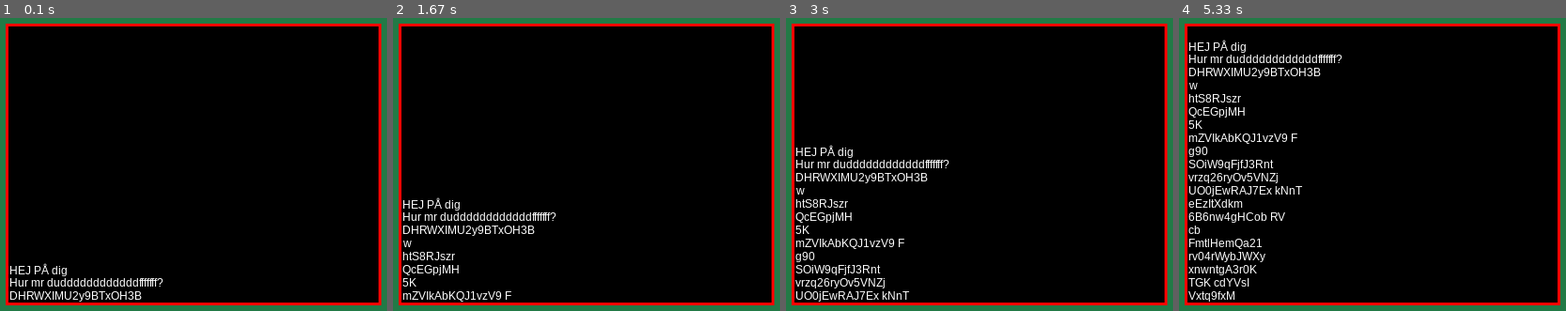
Above: before the commit, frames 1-4 (left to right).
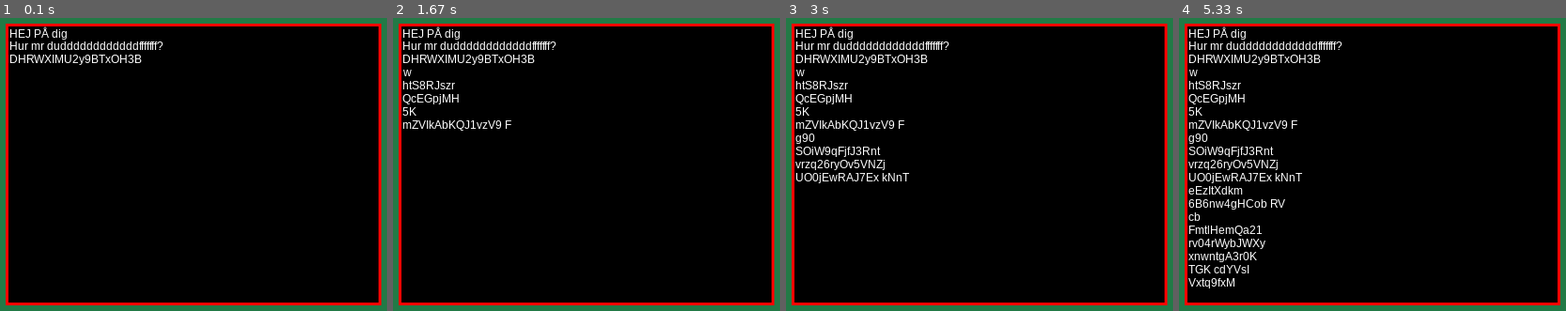
Above: after the commit, the same moments.

Repository: vskarve/Learning
Game: pygame game, started from pygame_projects/small_projects/pygame_textbox/main.py
Two runs of this game, one before a commit and one after it. Both use one fixed random seed, a clock stepped at 60 frames per second and the inputs below.
Inputs:
- Up to frame 1 (0.1 s): no input
- Up to frame 2 (1.67 s): no input
- Up to frame 3 (3 s): tap Space at 1.83, 2.73 s
- Up to frame 4 (5.33 s): tap Space at 3.03 s

The runs differ from the first frame. In frame 1, 2.6% of the frame differs, in the area x 2-43%, y 2-97%; in frame 2, 4.4%; in frame 3, 6.1%; in frame 4, 8.4%.

Commit message:
Updated file structure and options fils, interface

Diff:
--- a/pygame_projects/small_projects/pygame_textbox/main.py
+++ b/pygame_projects/small_projects/pygame_textbox/main.py
@@ -9,7 +9,7 @@
     win = pygame.display.set_mode((500, 500))
     textbox = Textbox(win, 10, 10, 400, 300)
     textbox.add_text("HEJ PÅ dig\nHur mr duddddddddddddfffffff?")
-    textbox.config(sticky_botton = True)
+    textbox.config(sticky_bottom = False)
     count = 0
     running = True
     while running:
--- a/pygame_projects/small_projects/pygame_textbox/textbox/interface/scroll_bar.py
+++ b/pygame_projects/small_projects/pygame_textbox/textbox/interface/scroll_bar.py
@@ -1,5 +1,5 @@
 import pygame
 
-class scroll_bar:
+class Scroll_bar:
     def __init__(self):
         pass
--- a/pygame_projects/small_projects/pygame_textbox/textbox/interface/userinterface.py
+++ b/pygame_projects/small_projects/pygame_textbox/textbox/interface/userinterface.py
@@ -1,5 +1,9 @@
 import pygame
+from .scroll_bar import Scroll_bar
 
 class Interface:
     def __init__(self):
+        self.scroll_bar = Scroll_bar()
+
+    def handle_event(self, event) -> None:
         pass
--- a/pygame_projects/small_projects/pygame_textbox/textbox/options.py
+++ b/pygame_projects/small_projects/pygame_textbox/textbox/options.py
@@ -1,4 +1,5 @@
 from dataclasses import dataclass, fields
+from typing import Literal
 
 @dataclass
 class Canvas_options:
@@ -14,30 +15,78 @@
     x_indent: int = 1
 
     auto_scroll: bool = True
-    sticky_botton: bool = False
-
-    def get_fields(self):
-        return fields(self)
+    sticky_bottom: bool = False
 
 @dataclass
 class Frame_options:
     frame_color: tuple = (255, 0, 0)
     frame_thickness:int = 3
 
-    def get_fields(self):
-        return fields(self)
+@dataclass
+class Bar_options:
+    bar_orientation: Literal["vertical", "horizontal"] = "vertical"
+    bar_side: Literal["left", "right", "top", "bottom"] = "left"
+
+    bar_color: tuple[int, int, int] = (255, 0, 0)
+
+    displacement: int = 10
+
+@dataclass
+class Thumb_options:
+    thumb_scale: float = 0.25
+    thumb_padding: int = 3
+
+    thumb_color: tuple[int, int, int] = (0, 255, 0)
+
+    def __post_init__(self):
+        self.thumb_scale = max(0.05, min(1, self.thumb_scale))
+
+class Interface_options:
+
+    interface_fields = {"has_scroll_bar", "scroll_speed"}
+
+    def __init__(self, **kwargs):
+        self.has_scroll_bar: bool = True
+        self.scroll_speed: int = 10
+
+        bar_fields = {f.name for f in fields(Bar_options)}
+        thumb_fields = {f.name for f in fields(Thumb_options)}
+
+        unknown = set(kwargs) - (bar_fields | thumb_fields | Interface_options.interface_fields)
+        if unknown:
+            raise ValueError(f"Unknown keys {unknown}")
+
+        bar_kwargs = {k:v for k, v in kwargs.items() if k in bar_fields}
+        thumb_kwargs = {k:v for k, v in kwargs.items() if k in thumb_fields}
+        interface_kwargs = {k:v for k, v in kwargs.items() if k in Interface_options.interface_fields}
+
+        self.bar_options: Bar_options = Bar_options(**bar_kwargs)
+        self.thumb_options: Thumb_options = Thumb_options(**thumb_kwargs)
+
+        for k, v in interface_kwargs.items():
+            setattr(self, k, v)
+
+    @classmethod
+    def get_fields_names(cls):
+        keys = cls.interface_fields | {f.name for f in fields(Bar_options)} | {f.name for f in fields(Thumb_options)}
+        return keys
+
+
 
 class Input_Options:
     def __init__(self, **kwargs):
         frame_fields = {f.name for f in fields(Frame_options)}
         canvas_fields = {f.name for f in fields(Canvas_options)}
+        interface_fields = Interface_options.get_fields_names()
 
-        unknown = set(kwargs) - (frame_fields | canvas_fields)
+        unknown = set(kwargs) - (frame_fields | canvas_fields | interface_fields)
         if unknown:
             raise ValueError(f"Unknown keys {unknown}")
 
         frame_kwargs = {k:v for k, v in kwargs.items() if k in frame_fields}
         canvas_kwargs = {k:v for k, v in kwargs.items() if k in canvas_fields}
+        interface_kwargs = {k:v for k, v in kwargs.items() if k in interface_fields}
 
         self.frame_options = Frame_options(**frame_kwargs)
         self.canvas_options = Canvas_options(**canvas_kwargs)
+        self.interface_options = Interface_options(**interface_kwargs)
--- a/pygame_projects/small_projects/pygame_textbox/textbox/textbox.py
+++ b/pygame_projects/small_projects/pygame_textbox/textbox/textbox.py
@@ -1,4 +1,5 @@
 import pygame
+from dataclasses import fields
 
 from .the_textbox.canvas import Canvas
 from .the_textbox.frame import Frame
@@ -32,8 +33,8 @@
         self.canvas.add_text(text)
 
     def config(self, **kwargs):
-        frame_fields= {f.name for f in self.frame.options.get_fields()}
-        canvas_fields = {f.name for f in self.canvas.options.get_fields()}
+        frame_fields= {f.name for f in fields(self.frame.options)}
+        canvas_fields = {f.name for f in fields(self.canvas.options)}
         argument_keys = set(kwargs)
 
         unknown = argument_keys - (frame_fields | canvas_fields)
--- a/pygame_projects/small_projects/pygame_textbox/textbox/the_textbox/canvas.py
+++ b/pygame_projects/small_projects/pygame_textbox/textbox/the_textbox/canvas.py
@@ -18,7 +18,7 @@
         self.canvas_surface.fill(self.options.background_color)
 
         if self.options.auto_scroll:
-            self.scroll = self.get_scroll_top(self.options.sticky_botton)
+            self.scroll = self.get_scroll_top(self.options.sticky_bottom)
         self.draw_text()
 
         root.blit(self.canvas_surface, (x, y))
